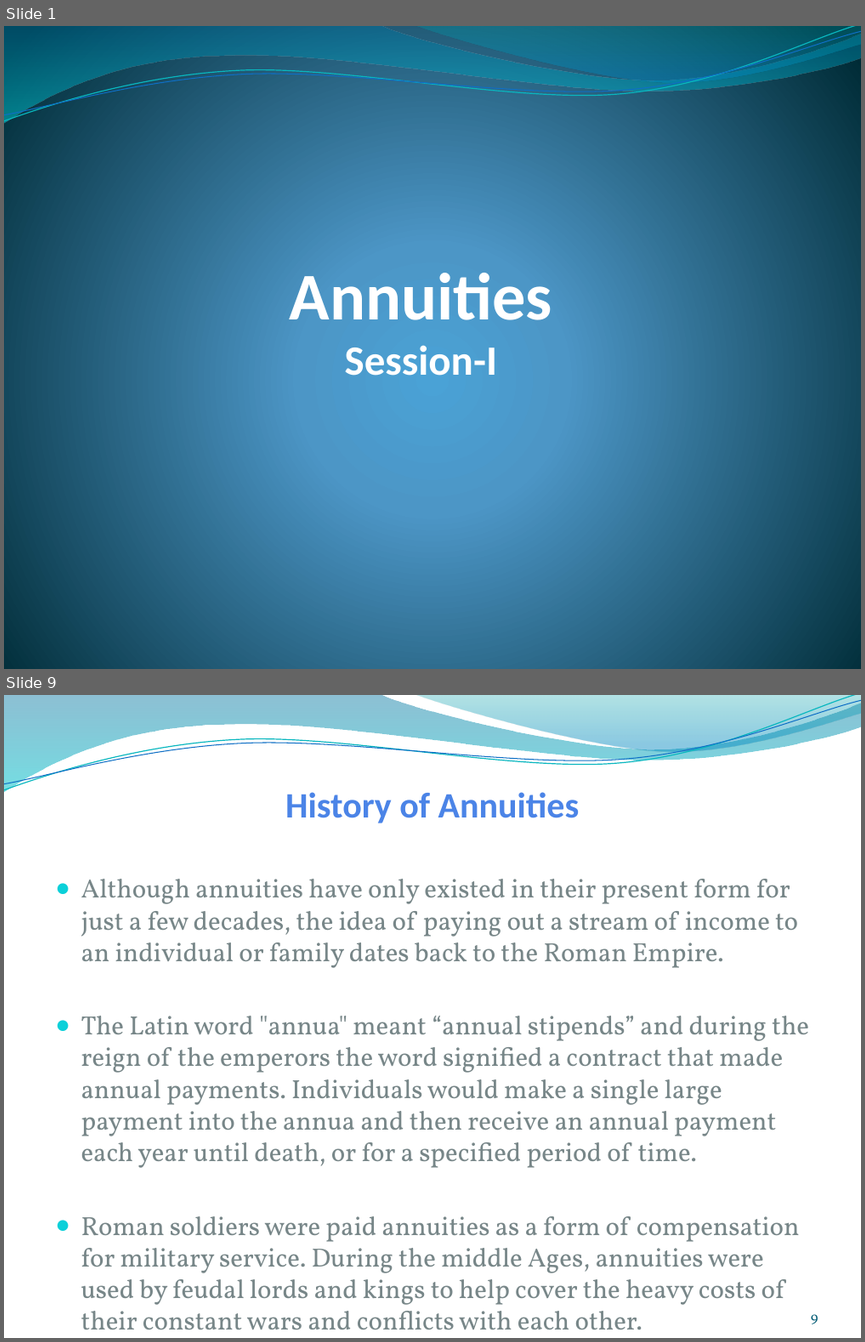
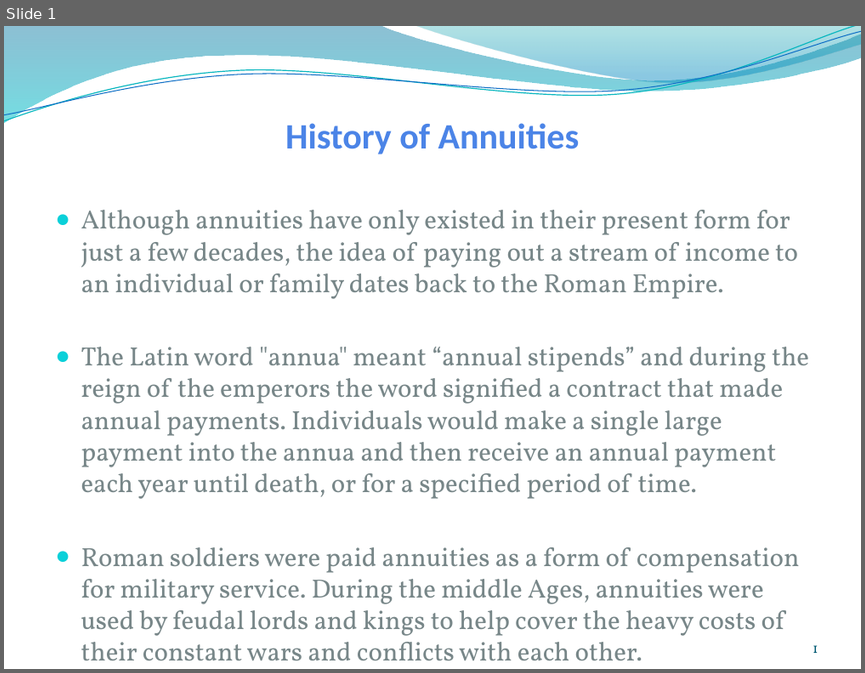
Before and after one commit to chandankrprasad/test, a slide deck: Annuities Sessions/Annuities - Session I.pptx. Shown one above the other, each under a label of ours: slides 1 and 9 before the commit, slide 1 after it; the slides between them are not shown. The pictures are 865x1342 and 865x673 pixels, drawn with LibreOffice and Linux fonts; fonts in the diff are those of the drawing; background and template pictures are left out. Boxes give left, top, right and bottom in pixels: in the first picture for what was removed or moved away, otherwise in the second. Text is boxed around its words. In the diff, an @@ line names an element or a change of style, - is before the commit and + after.

```diff
--- a/Annuities Sessions/Annuities - Session I.pptx
+++ b/Annuities Sessions/Annuities - Session I.pptx
@@ slide 1 removed at bbox=[4, 26, 861, 669], background gradient #4AA0D6 to #4C98C7 to #002C38; not listed: 4 template elements that a slide beside it also shows @@
@@ title removed at bbox=[290, 272, 552, 375] @@
-Annuities
-Session-I
@@ what was slide 9 is now slide 1 @@
@@ page number at bbox=[812, 645, 818, 652]: text changed @@
-9
+1
```
Also in this commit, not shown: 7 other slides removed.
